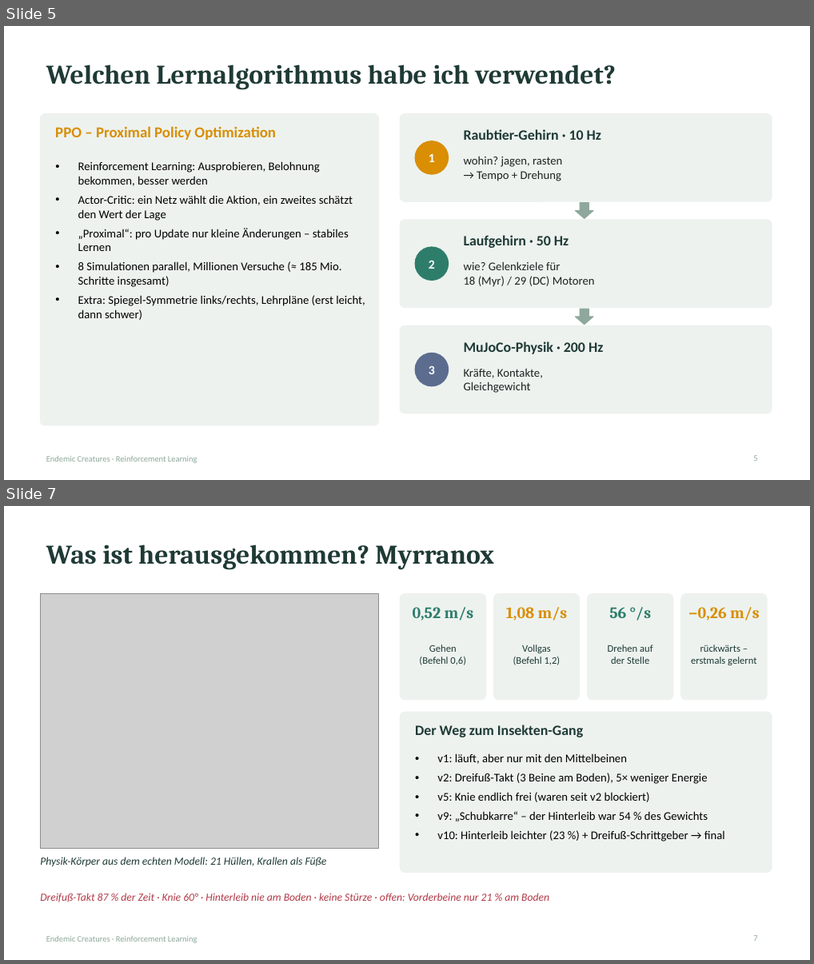
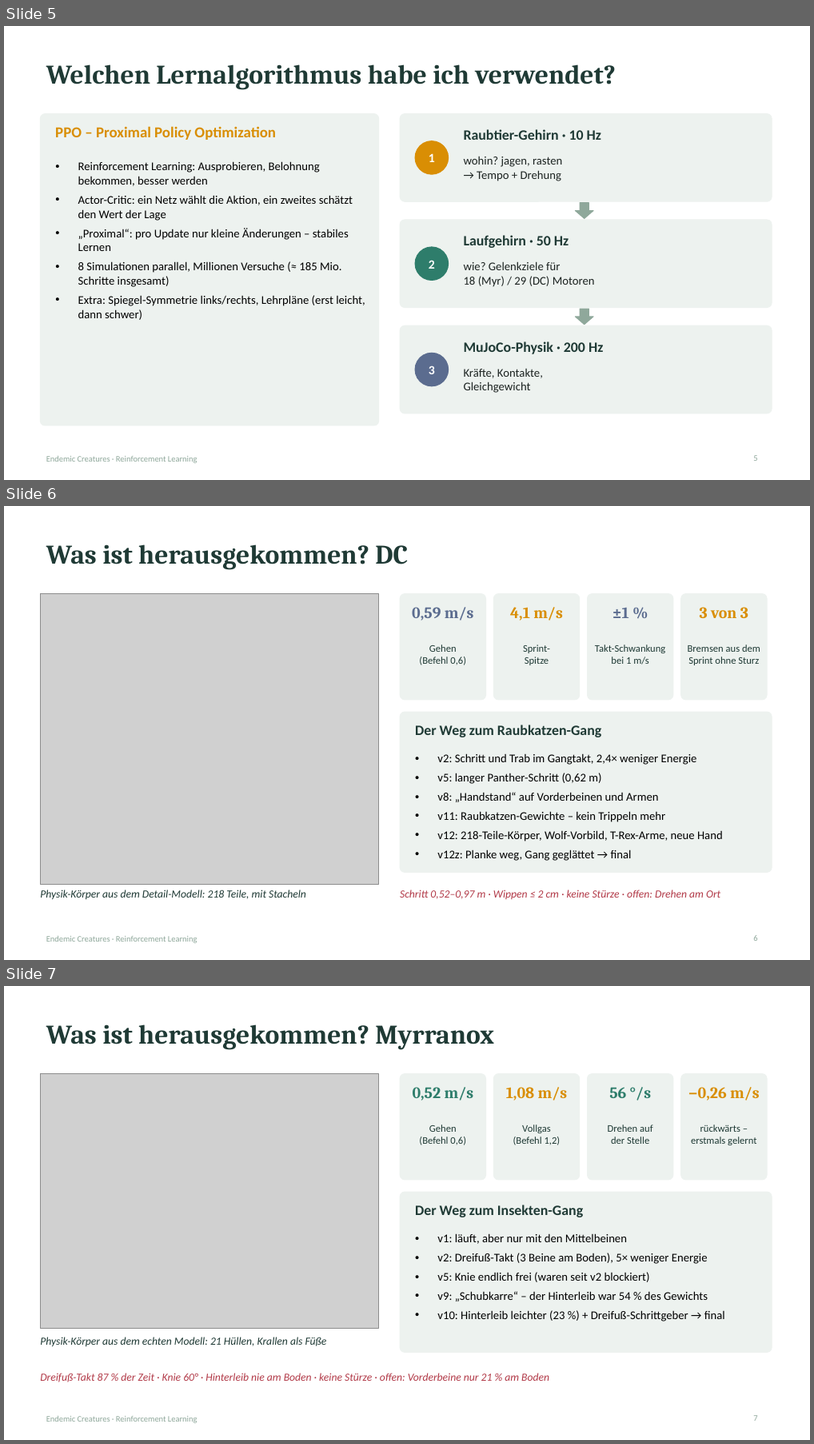
Before and after one commit to xTh0masx/Reinforcement_Learning_Creature, a slide deck: docs/presentation/Endemic_Creatures_RL_10min.pptx. Shown one above the other, each under a label of ours: slides 5 and 7 before the commit, slides 5, 6 and 7 after it; the slides between them are not shown. The pictures are 814x964 and 814x1444 pixels, drawn with LibreOffice and Linux fonts; fonts in the diff are those of the drawing; grey boxes stand for pictures. Boxes give left, top, right and bottom in pixels: in the first picture for what was removed or moved away, otherwise in the second. Text is boxed around its words. In the diff, an @@ line names an element or a change of style, - is before the commit and + after.

```diff
--- a/docs/presentation/Endemic_Creatures_RL_10min.pptx
+++ b/docs/presentation/Endemic_Creatures_RL_10min.pptx
@@ slide 6 added at (4, 506, 810, 960), background #FFFFFF; not listed: 1 template element that a slide beside it also shows @@
@@ title added at (46, 544, 408, 570), 32 pt, text #1F3A35, bold @@
+Was ist herausgekommen? DC
@@ picture added at (40, 594, 379, 884) @@
@@ rounded rectangle added at (400, 594, 486, 700), fill #EDF2EF, outline #EDF2EF 1 pt @@
@@ rounded rectangle added at (494, 594, 580, 700), fill #EDF2EF, outline #EDF2EF 1 pt @@
@@ rounded rectangle added at (588, 594, 674, 700), fill #EDF2EF, outline #EDF2EF 1 pt @@
@@ rounded rectangle added at (682, 594, 767, 700), fill #EDF2EF, outline #EDF2EF 1 pt @@
@@ text added at (412, 607, 474, 620), 19 pt, text #5B6C8F, bold @@
+0,59 m/s
@@ text added at (510, 607, 563, 620), 19 pt, text #D98E04, bold @@
+4,1 m/s
@@ text added at (613, 608, 630, 618), 19 pt, text #5B6C8F, bold @@
+±1 %
@@ text added at (700, 607, 749, 618), 19 pt, text #D98E04, bold @@
+3 von 3
@@ text added at (419, 644, 466, 665), 12 pt, text #1F3A35 @@
+Gehen
+(Befehl 0,6)
@@ text added at (523, 644, 550, 665), 12 pt, text #1F3A35 @@
+Sprint-
+Spitze
@@ text added at (595, 644, 666, 664), 12 pt, text #1F3A35 @@
+Takt-Schwankung
+bei 1 m/s
@@ text added at (688, 644, 761, 665), 12 pt, text #1F3A35 @@
+Bremsen aus dem
+Sprint ohne Sturz
@@ rounded rectangle added at (400, 712, 772, 872), fill #EDF2EF, outline #EDF2EF 1 pt @@
@@ text added at (415, 724, 602, 737), 17 pt, text #1F3A35, bold @@
+Der Weg zum Raubkatzen-Gang
@@ text added at (438, 753, 723, 860), 14 pt, text #000000 @@
+• v2: Schritt und Trab im Gangtakt, 2,4× weniger Energie
+• v5: langer Panther-Schritt (0,62 m)
+• v8: „Handstand“ auf Vorderbeinen und Armen
+• v11: Raubkatzen-Gewichte – kein Trippeln mehr
+• v12: 218-Teile-Körper, Wolf-Vorbild, T-Rex-Arme, neue Hand
+• v12z: Planke weg, Gang geglättet → final
@@ text added at (40, 889, 306, 900), 13 pt, text #1F3A35, italic @@
+Physik-Körper aus dem Detail-Modell: 218 Teile, mit Stacheln
@@ text added at (400, 889, 721, 899), 13 pt, text #B23A48, italic @@
+Schritt 0,52–0,97 m · Wippen ≤ 2 cm · keine Stürze · offen: Drehen am Ort
@@ page number added at (754, 935, 758, 940), 10 pt, text #8FA89B @@
+6
```
Also in this commit, not shown: 1 slide removed, 2 other files.
